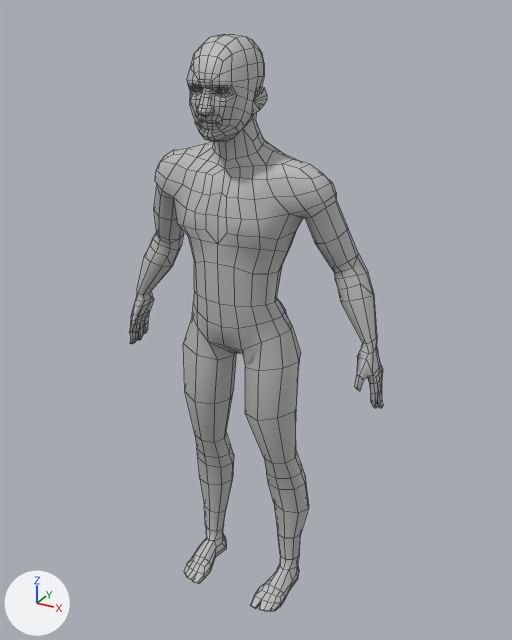
Renders of the FBX model Assets/Scenes/Jack/Assets/Audience.fbx from each side of a commit.
Before and after are seen from a 50 mm lens placed at (0.195, -0.33, 0.363), pointed at (-0.002, 0.028, 0.184). The axes (+X, +Y, +Z) are drawn at lower left. The lights are the same throughout. Mesh edges are drawn as thin lines. Where no turn or scale is listed for an object, it has been applied to the vertices.
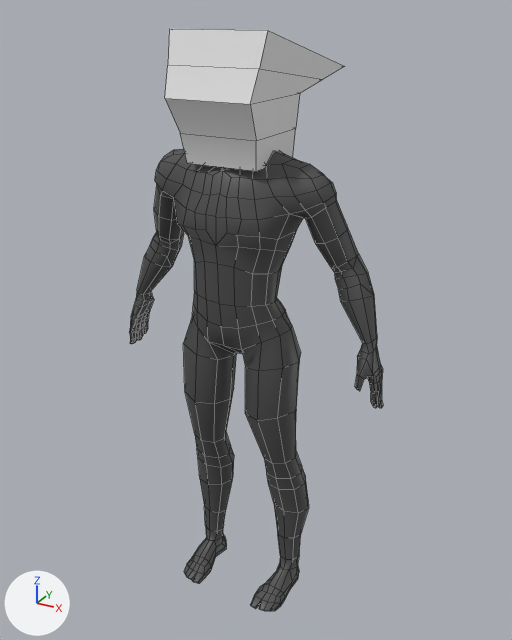
Where the newer file only moved an object's origin or applied its transform, the numbers keep the older frame.

Where the change shows, as pixel boxes (x1, y1, x2, y2) in the pictures (512 x 640 px):
'polySurface10', reshaped
    before: (129, 34, 383, 611)
    after: (129, 29, 383, 611)
part 1 of me_mesh, added
    after: (165, 29, 345, 171)
part 2 of me_mesh, cut back
    before: (187, 34, 267, 160)
part 3 of me_mesh, recoloured
    both: (129, 151, 383, 611)

What changed in the scene script:
```text
Add mat_head:
    mat_head = principled_material('Head')
    mat_head.base_color = (0.79, 0.79, 0.79)  # white #e6e6e6
Add mat_body:
    mat_body = principled_material('Body')
    mat_body.base_color = (0.0769, 0.0769, 0.0769)  # dark grey #4e4e4e
Change me_mesh:
    used by ob_polysurface10; location = (0.0, 0.0002, 0.0)
    remove me_mesh.from_pydata(...)  # 1288 vertices, 1310 faces; spans x -0.089..0.089, y -0.031..0.031, z -0.002..0.351
    add me_mesh.from_pydata(...)  # 847 vertices, 838 faces; spans x -0.089..0.089, y -0.027..0.081, z -0.002..0.353
    me_mesh part 1: a new loose piece of 20 vertices spanning x -0.028..0.028, y -0.027..0.081, z 0.287..0.353, in mat_head (white #e6e6e6)
    me_mesh part 2: 4 vertices moved from x 0.0, y -0.019..-0.01, z 0.246..0.285 to x 0.0, y -0.021..-0.013, z 0.246..0.285; 345 vertices removed from x -0.02..0.02, y -0.031..0.016, z 0.299..0.351
    me_mesh part 3: 820 faces spanning x -0.089..0.089, y -0.022..0.031, z -0.002..0.3 switch from mat_lambert1 (grey #bcbcbc) to mat_body (dark grey #4e4e4e)
    add me_mesh.materials.append(mat_head)  # white #e6e6e6
```
